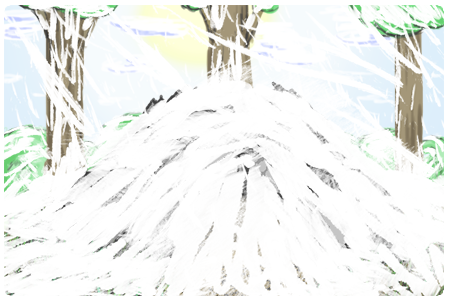
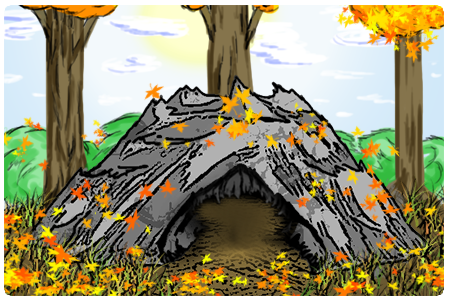
Two versions of the same layered image (449x300). Layer-by-layer changes:
hid "snow6" over (x1=9, y1=5, x2=444, y2=296)
hid "snow5" over (x1=4, y1=5, x2=444, y2=296)
hid "snow4" over (x1=4, y1=5, x2=444, y2=296)
hid "Snow3" over (x1=4, y1=5, x2=444, y2=296)
hid "Snow2" over (x1=4, y1=64, x2=444, y2=296)
hid "Snow1" over (x1=4, y1=43, x2=444, y2=216)
renamed "Layer 6" to "Layer 21", blend multiply → normal, moved it above "Layer 20", painted on it over (x1=4, y1=5, x2=444, y2=296)
removed layer "Layer 5" from group "Group 9" over (x1=4, y1=113, x2=444, y2=209)
added layer "Layer 20" in group "Group 9" over (x1=4, y1=204, x2=444, y2=296)
painted on "Layer 19" over (x1=4, y1=174, x2=444, y2=296)
"Layer 7": blend multiply → normal, painted on it over (x1=4, y1=111, x2=444, y2=209)
